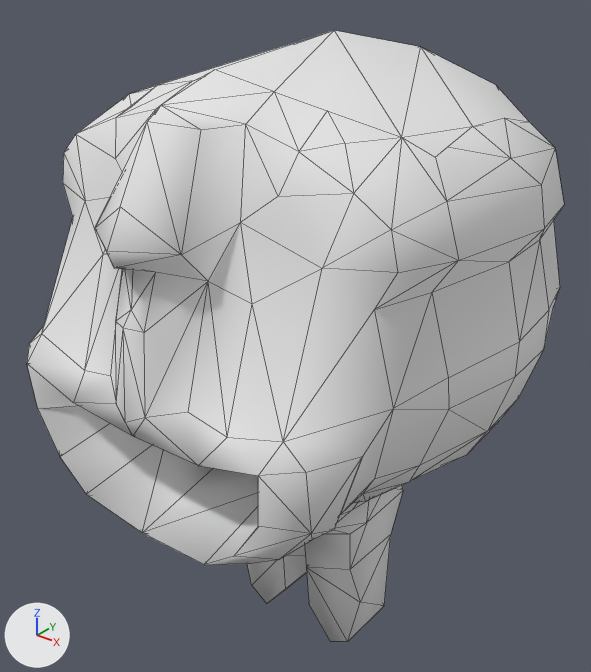
Before and after pictures for a commit that changed the FBX model Models/fatMonsteer.fbx.
Before and after are seen from a 50 mm camera at (6.71, -9.6, 5.43) aimed at (-0.52, -0.55, -0.18). The lights are fixed; the arrows at lower left show +X, +Y and +Z. Mesh edges are drawn as thin lines. Vertices at the same position are counted once.
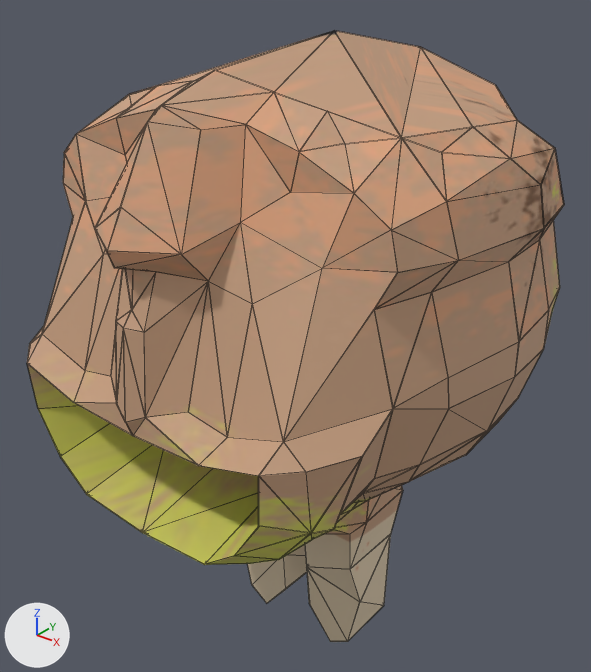
Location of each change, (x1, y1, x2, y2) in pixels of the pictures (591 x 672 px; the box of a moved part takes in the faces that stretch with it):
'Cube', surface changed, reshaped (white to beige)
    both: (27, 30, 564, 642)
part 1 of me_cube, moved or reshaped
    before: (76, 47, 555, 268)
    after: (76, 47, 554, 268)

The change in detail:
Picture 'FatTex.JPG' (img_fattex_jpg) is new.
In material 'Material' (mat_material), base_color is no longer (0.8, 0.8, 0.8), white #e7e7e7.
In material 'Material' (mat_material), texture is now set to img_fattex_jpg.
me_cube is used by ob_cube; location (0.0, 0.0, 0.0); rotation (1.571, 0.0, 3.142), in degrees (90, 0, 180); scale (-1.0, -1.0, -1.0).
me_cube had 322 vertices, 512 faces and spanned x -3.3..3.3, y -4.35..5.4, z -3.72..4.42.
me_cube now has 612 vertices, 1004 faces and spans x -3.3..3.3, y -4.35..5.4, z -3.47..4.42.
Part 1, on me_cube:
22 vertices are removed from x -2.61..2.61, y -3.52..2.17, z -1.51..3.67.
46 faces are deleted.
4 vertices move from x -1.3..1.3, y -3.55..-0.38, z -3.72..3.13 to x -1.37..1.3, y -3.45..-0.28, z -3.47..2.93.
8 vertices are added at x -2.56..2.44, y -3.51..2.61, z -1.28..1.75.
36 new faces join them.
me_cube part 2: the surface is now shaded flat.
